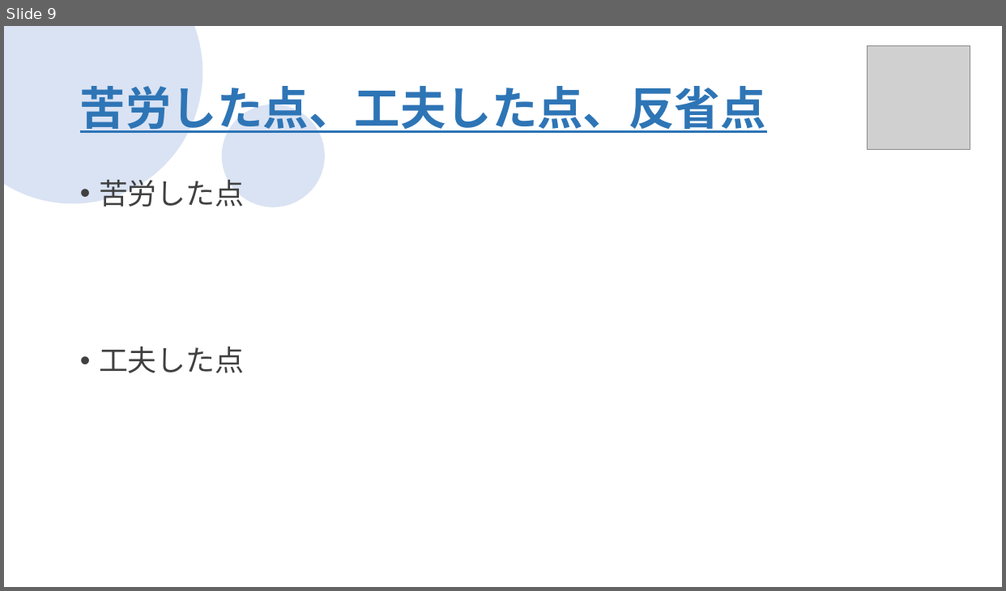
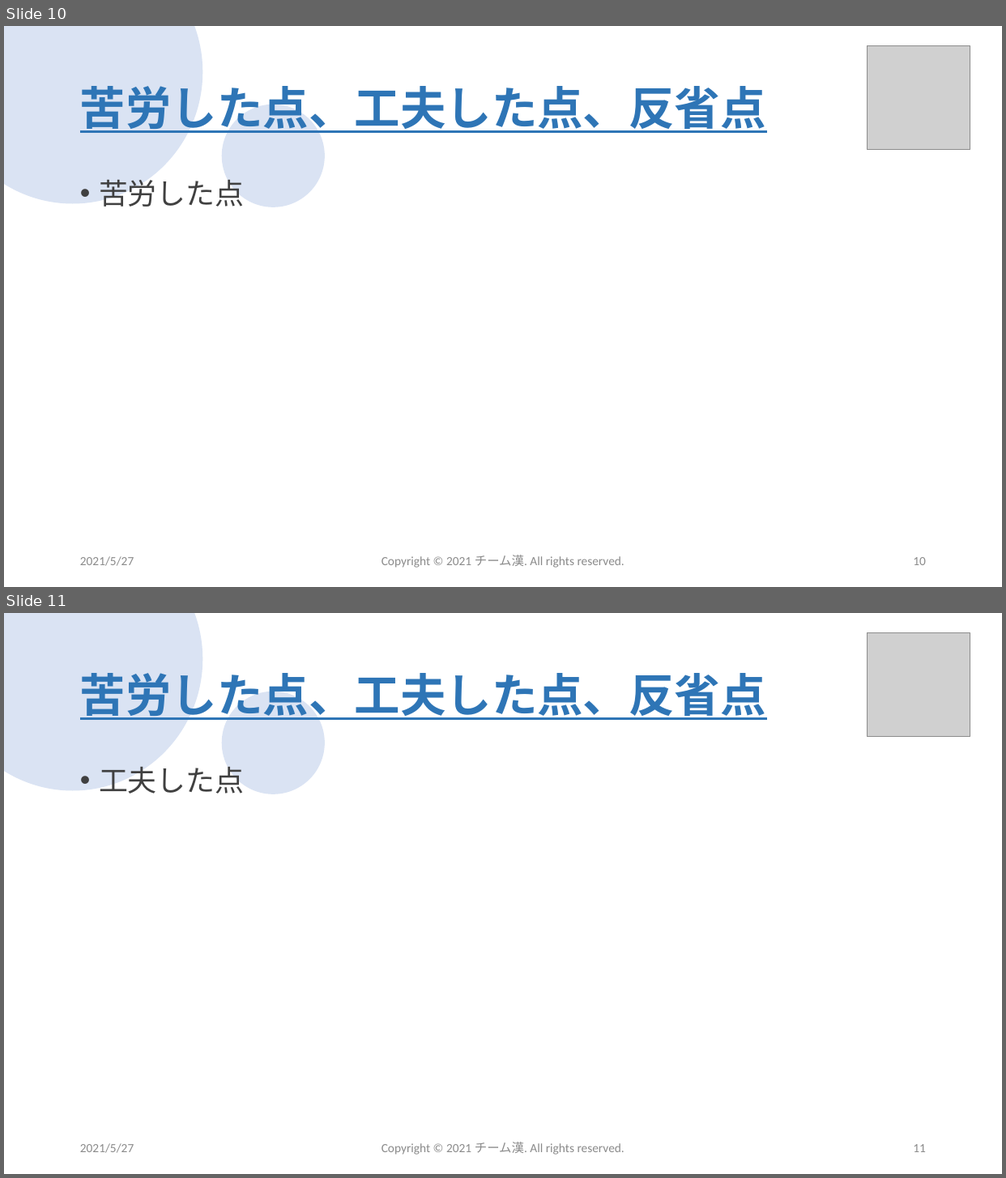
Before and after one commit to sss-sr2021/GUYS, a slide deck: 提出物/チーム漢_成果発表会プレゼン資料.pptx. Shown one above the other, each under a label of ours: slide 9 before the commit, slides 10 and 11 after it. The pictures are 1006x591 and 1006x1178 pixels, drawn with LibreOffice and Linux fonts; fonts in the diff are those of the drawing; grey boxes stand for pictures; background and template pictures are left out. Boxes give left, top, right and bottom in pixels: in the first picture for what was removed or moved away, otherwise in the second. Text is boxed around its words. In the diff, an @@ line names an element or a change of style, - is before the commit and + after.

```diff
--- a/提出物/チーム漢_成果発表会プレゼン資料.pptx
+++ b/提出物/チーム漢_成果発表会プレゼン資料.pptx
@@ slide 11 added at bbox=[4, 613, 1002, 1174], background #FFFFFF; not listed: 2 template elements that a slide beside it also shows @@
@@ picture added at bbox=[868, 633, 971, 736] @@
@@ title added at bbox=[80, 673, 766, 720], 44 pt, text #2E75B6, bold, underline @@
+苦労した点、工夫した点、反省点
@@ text added at bbox=[99, 766, 244, 794], 28 pt, text #404040 @@
+• 工夫した点
@@ text added at bbox=[80, 1144, 134, 1153], 12 pt, text #8C8C8C @@
+2021/5/27
@@ text added at bbox=[381, 1142, 624, 1155], 12 pt, text #8C8C8C @@
+Copyright © 2021 チーム漢. All rights reserved.
@@ page number added at bbox=[913, 1144, 926, 1152], 12 pt, text #8C8C8C @@
+11
@@ what was slide 9 is now slide 10 @@
@@ slide 10 changed as well @@
@@ text at bbox=[99, 347, 244, 373]: paragraph removed @@
-• 工夫した点
@@ text added at bbox=[80, 557, 134, 566], 12 pt, text #8C8C8C @@
+2021/5/27
@@ text added at bbox=[381, 555, 624, 568], 12 pt, text #8C8C8C @@
+Copyright © 2021 チーム漢. All rights reserved.
@@ page number added at bbox=[913, 557, 926, 565], 12 pt, text #8C8C8C @@
+10
```
Also in this commit, not shown: 11 other slides changed, 1 other slide added, 2 other files.
